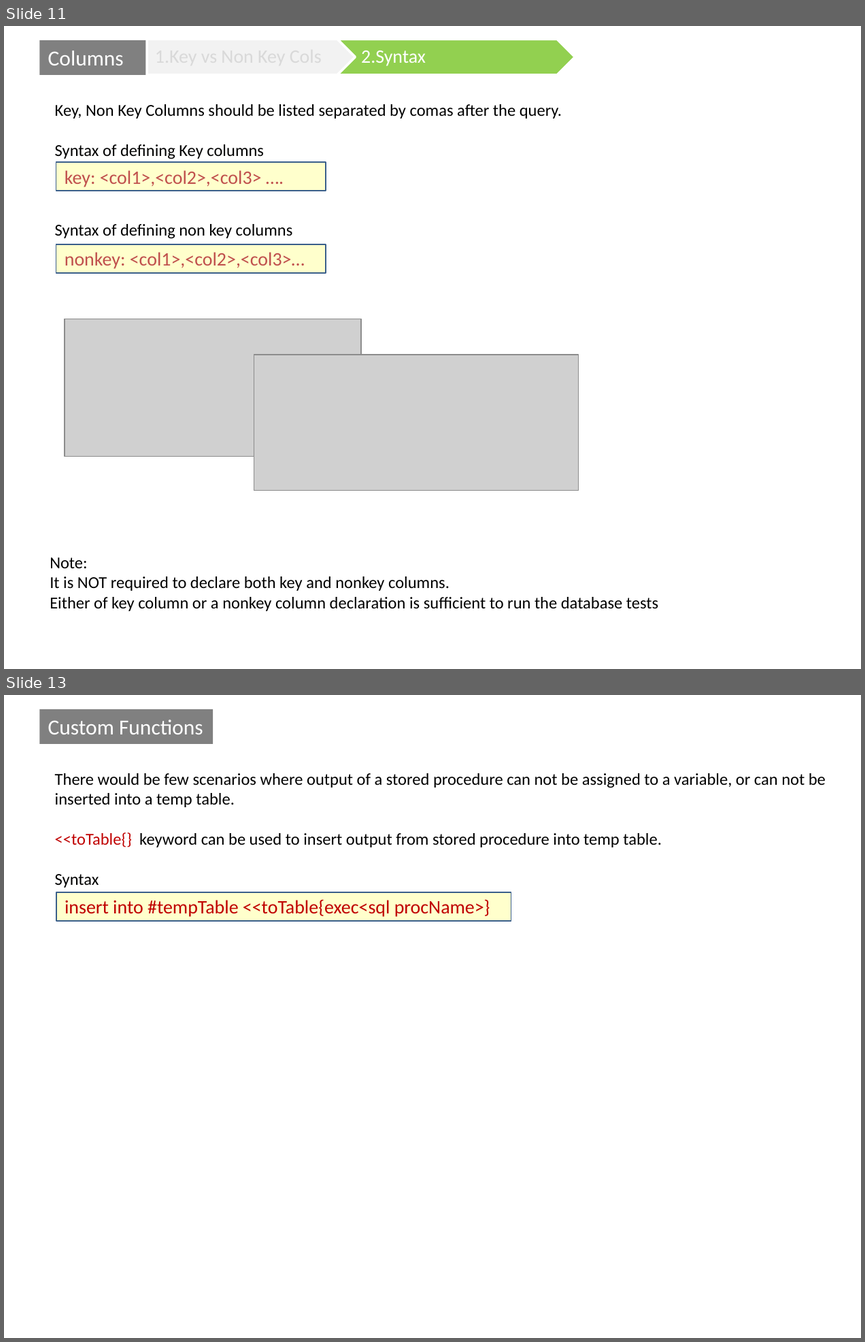
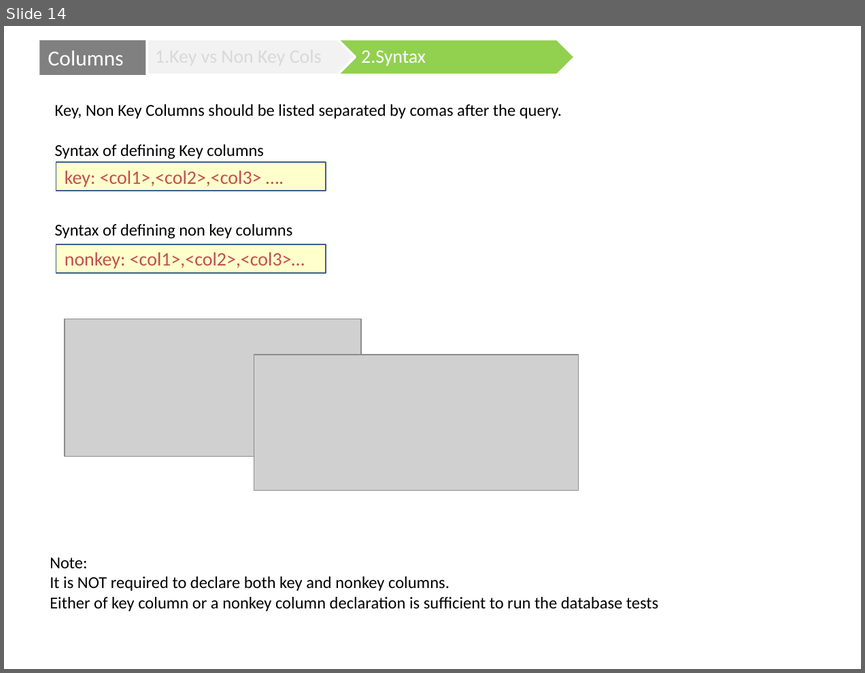
Before and after one commit to rvunnava/axcept-documentation, a slide deck: ppt/ImplimentTests.ppsx. Shown one above the other, each under a label of ours: slides 11 and 13 before the commit, slide 14 after it; the slides between them are not shown. The pictures are 865x1342 and 865x673 pixels, drawn with LibreOffice and Linux fonts; fonts in the diff are those of the drawing; grey boxes stand for pictures. Boxes give left, top, right and bottom in pixels: in the first picture for what was removed or moved away, otherwise in the second. Text is boxed around its words. In the diff, an @@ line names an element or a change of style, - is before the commit and + after.

```diff
--- a/ppt/ImplimentTests.ppsx
+++ b/ppt/ImplimentTests.ppsx
@@ slide 13 removed at [4, 695, 861, 1338], background #FFFFFF @@
@@ rectangle removed at [40, 709, 213, 744] @@
-Custom Functions
@@ text removed at [55, 773, 825, 887] @@
-There would be few scenarios where output of a stored procedure can not be assigned to a variable, or can not be inserted into a temp table.
-<<toTable{} keyword can be used to insert output from stored procedure into temp table.
-Syntax
@@ rectangle removed at [56, 892, 511, 920] @@
-insert into #tempTable <<toTable{exec<sql procName>}
@@ what was slide 11 is now slide 14 @@
```
Also in this commit, not shown: 5 slides changed, 3 slides added, 1 other slide removed, 5 other files.
